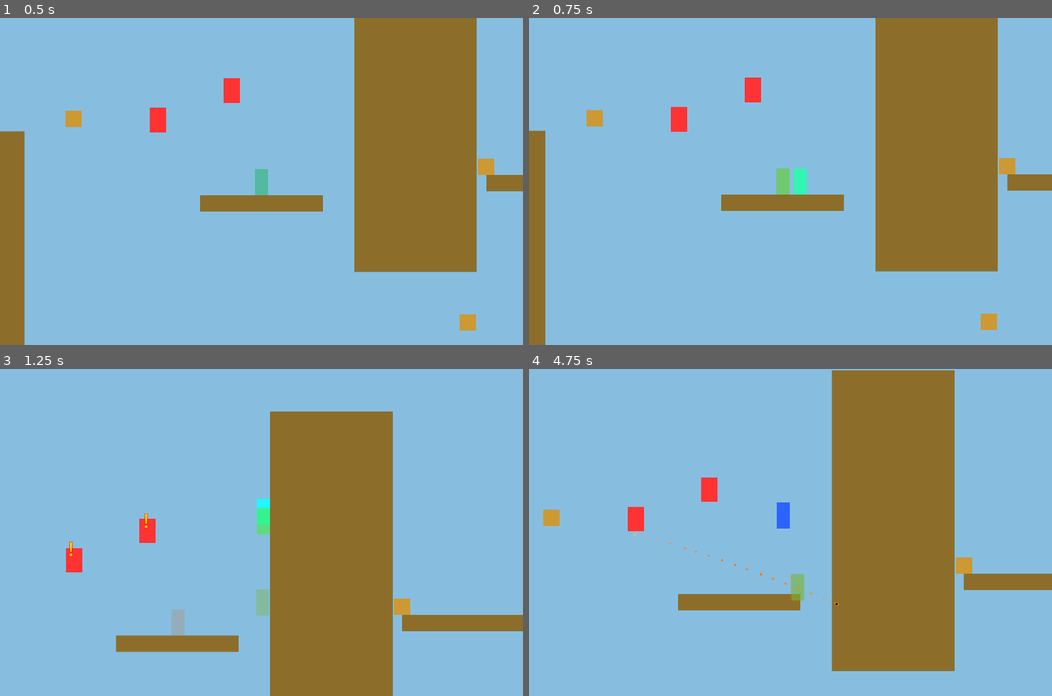
Above: before the commit, frames 1-4 (two rows, left to right).
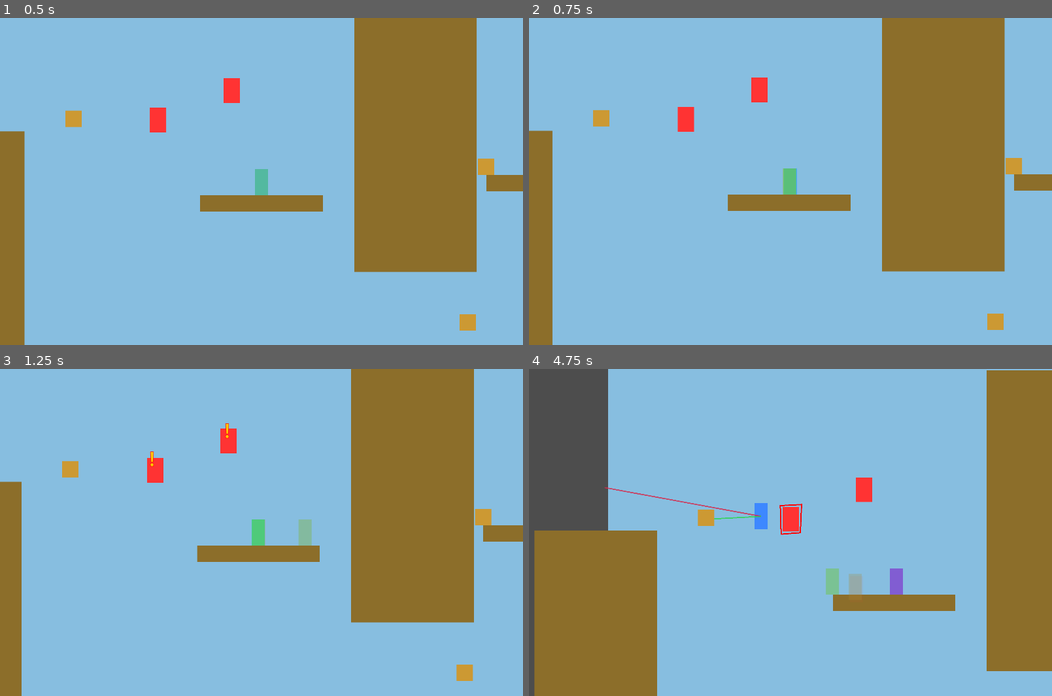
Above: after the commit, the same moments.

Repository: WenyeZhou51/MinuteMark
Game: Godot game, scene res://level.tscn
Same seed, same stepped clock (60 frames per second), same inputs: the game is played once before the commit and once after it. Sound files missing from this copy of the repository are replaced by a short silence.
Inputs (mouse positions are in pixels of both pictures, inside the frame that each line leads up to):
- Up to frame 1 (0.5 s): no input
- Up to frame 2 (0.75 s): move the mouse to (905, 165) at 0.52 s; hold D (move_right) from 0.53 s (still down); tap R (rewind) at 0.6 s
- Up to frame 3 (1.25 s): keep holding D (move_right); tap K (jump) at 0.77 s; tap Shift (run) at 0.8 s
- Up to frame 4 (4.75 s): move the mouse to (685, 548) at 1.27 s; release D (move_right) at 1.28 s; hold S (move_down) 1.28-2.03 s; tap Shift (run) at 1.35, 2.3, 3.6 s; tap K (jump) at 1.52, 3.02, 3.77, 4.52 s; tap R (rewind) at 1.55, 2.85, 4.35 s; move the mouse to (842, 460) at 2.02 s; hold D (move_right) 2.03-2.78 s; tap J (melee_attack) at 2.1 s; move the mouse to (764, 597) at 2.77 s; hold W (move_up) 2.78-3.53 s; move the mouse to (947, 581) at 3.52 s; hold A (move_left) from 3.53 s (still down); move the mouse to (633, 483) at 4.27 s

Frame 1 is identical in both runs. In frame 2, 4.2% of the frame differs, in the area x 3-95%, y 0-100%; in frame 3, 36%; in frame 4, 54%, in the area x 0-100%, y 0-100%.

Commit message:
[rewind]5 frames over 1 second traceback animation

Diff:
--- a/player.gd
+++ b/player.gd
@@ -156,6 +156,8 @@
 @export var rewind_time: float = 2.0  ## Seconds to rewind back in time
 @export var rewind_cooldown: float = 3.0  ## Cooldown between rewinds (seconds)
 @export var rewind_history_duration: float = 3.0  ## How long to keep state history (seconds)
+@export var rewind_traceback_frames: int = 5  ## Number of frames to extract for traceback animation
+@export var rewind_traceback_duration: float = 1.0  ## Duration of traceback animation in seconds
 
 # Internal state variables
 var is_jump_held: bool = false  # Is jump button currently held
@@ -262,6 +264,11 @@
 var rewind_cooldown_timer: float = 0.0  # Cooldown timer for rewind ability
 var state_history: Array[Dictionary] = []  # Stores state snapshots with timestamps
 var game_time: float = 0.0  # Total game time elapsed (for timestamping)
+var is_rewind_tracing: bool = false  # Is player currently in rewind traceback animation
+var rewind_traceback_frame_data: Array[Dictionary] = []  # Frames to animate through during traceback
+var rewind_traceback_timer: float = 0.0  # Timer for traceback animation
+var rewind_target_state: Dictionary = {}  # Target state to restore after traceback
+var rewind_shadow_path: Array[Dictionary] = []  # Path data for shadow (stored during traceback)
 
 # Component references
 @onready var coyote_timer: Timer = $CoyoteTimer
@@ -448,9 +455,13 @@
 
 	# Handle rewind input
 	if rewind_enabled and Input.is_action_just_pressed("rewind") and rewind_cooldown_timer <= 0:
+		print("[REWIND] Rewind input detected!")
 		# Don't allow rewind during certain states
-		if not is_stunned and not is_slam_frozen:
-			_perform_rewind()
+		if not is_stunned and not is_slam_frozen and not is_rewind_tracing:
+			print("[REWIND] Starting traceback...")
+			_start_rewind_traceback()
+		else:
+			print("[REWIND] Blocked by state - is_stunned: ", is_stunned, ", is_slam_frozen: ", is_slam_frozen, ", is_rewind_tracing: ", is_rewind_tracing)
 
 	# Update run state based on speed (sprint state when speed exceeds threshold)
 	var current_speed = velocity.length()
@@ -677,6 +688,14 @@
 	if is_attacking:
 		_process_attack(delta)
 		# Skip normal physics when attacking
+		move_and_slide()
+		_post_movement_updates()
+		return
+
+	# 11.5. Process Rewind Traceback (if active, skip normal movement)
+	if is_rewind_tracing:
+		_process_rewind_traceback(delta)
+		# Skip normal physics when tracing
 		move_and_slide()
 		_post_movement_updates()
 		return
@@ -2614,8 +2633,258 @@
 	return closest_snapshot
 
 
+func _start_rewind_traceback() -> void:
+	"""Start the rewind traceback animation - extract 5 frames and begin animation."""
+	if not rewind_enabled:
+		print("[REWIND] Rewind is disabled")
+		return
+
+	# Check if we have enough history
+	var target_time = game_time - rewind_time
+	if target_time < 0:
+		# Not enough history available - use whatever we have
+		print("[REWIND] Not enough history (game_time: ", game_time, ", target_time: ", target_time, ")")
+		# Try to use available history instead
+		if state_history.is_empty():
+			print("[REWIND] No state history available")
+			return
+		# Use the oldest state we have
+		var oldest_state = state_history[0]
+		target_time = oldest_state["timestamp"]
+		print("[REWIND] Using oldest available state at time: ", target_time)
+
+	var target_state = _find_state_at_time(target_time)
+	if target_state.is_empty():
+		print("[REWIND] Could not find target state at time: ", target_time, " (history size: ", state_history.size(), ")")
+		# Try to use the oldest state we have
+		if not state_history.is_empty():
+			var oldest_state = state_history[0]
+			target_state = oldest_state
+			target_time = oldest_state["timestamp"]
+			print("[REWIND] Using oldest state as fallback")
+		else:
+			print("[REWIND] No state history available at all")
+			return
+
+	# Store target state for after traceback completes
+	rewind_target_state = target_state
+
+	# Store current position BEFORE traceback (needed for path end point)
+	var current_position_before_rewind = global_position
+
+	# Extract path from state history (from target_time to current game_time)
+	rewind_shadow_path = _extract_path_from_history(target_time, game_time, current_position_before_rewind)
+
+	# Extract evenly-spaced frames from the past 2 seconds
+	rewind_traceback_frame_data = _extract_traceback_frames(target_time, game_time, rewind_traceback_frames)
+
+	# Debug: ensure we have frames
+	if rewind_traceback_frame_data.is_empty():
+		# If we can't extract frames, try to get at least the start and end states
+		var start_state = _find_state_at_time(target_time)
+		var end_state = _find_state_at_time(game_time)
+
+		if not start_state.is_empty() and not end_state.is_empty():
+			# Create minimal frames array with interpolated frames
+			rewind_traceback_frame_data = []
+			for i in range(rewind_traceback_frames):
+				var t = float(i) / (rewind_traceback_frames - 1.0) if rewind_traceback_frames > 1 else 0.0  # 0.0 to 1.0
+				var interp_pos = end_state["position"].lerp(start_state["position"], t)
+				var interp_vel = end_state["velocity"].lerp(start_state["velocity"], t)
+				var interp_time = game_time + (target_time - game_time) * t
+				rewind_traceback_frame_data.append({
+					"position": interp_pos,
+					"velocity": interp_vel,
+					"facing_direction": end_state["facing_direction"] if t < 0.5 else start_state["facing_direction"],
+					"timestamp": interp_time
+				})
+		else:
+			# Fallback: if we can't extract frames, just do immediate rewind
+			_perform_rewind()
+			return
+
+	# Cancel conflicting states before starting traceback
+	if is_attacking:
+		is_attacking = false
+		attack_timer = 0.0
+	if is_ground_sliding:
+		is_ground_sliding = false
+		ground_slide_timer = 0.0
+	if is_air_dashing:
+		is_air_dashing = false
+		air_dash_timer = 0.0
+	if is_wall_running:
+		is_wall_running = false
+		wall_run_timer = 0.0
+	if is_slamming:
+		is_slamming = false
+	if is_slam_frozen:
+		is_slam_frozen = false
+		slam_freeze_timer = 0.0
+
+	# Start traceback animation
+	print("[REWIND] Starting traceback with ", rewind_traceback_frame_data.size(), " frames over ", rewind_traceback_duration, " seconds")
+	is_rewind_tracing = true
+	rewind_traceback_timer = 0.0
+
+	# Set initial position to first frame (current position)
+	if rewind_traceback_frame_data.size() > 0:
+		# Don't set position here - let _process_rewind_traceback handle it
+		# This ensures frame 0 is processed in the first physics frame
+		velocity = Vector2.ZERO  # Stop movement during traceback
+		print("[REWIND] Ready to start traceback with ", rewind_traceback_frame_data.size(), " frames")
+	else:
+		# If no frames extracted, fallback to immediate rewind
+		print("[REWIND] No frames extracted, falling back to immediate rewind")
+		is_rewind_tracing = false
+		_perform_rewind()
+		return
+
+
+func _extract_traceback_frames(start_time: float, end_time: float, num_frames: int) -> Array[Dictionary]:
+	"""Extract evenly-spaced frames from state history for traceback animation.
+	Frames go from current (end_time) backwards to past (start_time)."""
+	var frames: Array[Dictionary] = []
+
+	if state_history.is_empty():
+		return frames
+
+	# Calculate time step between frames (going backwards)
+	var time_range = end_time - start_time
+	if time_range <= 0:
+		return frames
+
+	var time_step = time_range / (num_frames - 1) if num_frames > 1 else 0.0
+
+	# Extract frames at evenly-spaced timestamps (from current to past)
+	for i in range(num_frames):
+		# Go backwards: frame 0 is current (end_time), frame 4 is past (start_time)
+		var target_timestamp = end_time - (time_step * i)
+		var frame_state = _find_state_at_time(target_timestamp)
+
+		if not frame_state.is_empty():
+			frames.append({
+				"position": frame_state["position"],
+				"velocity": frame_state["velocity"],
+				"facing_direction": frame_state["facing_direction"],
+				"timestamp": target_timestamp
+			})
+
+	# Always ensure we have the current position as the first frame
+	var current_state = _find_state_at_time(end_time)
+	if not current_state.is_empty():
+		# Check if we already have current frame
+		var has_current = false
+		for frame in frames:
+			if abs(frame["timestamp"] - end_time) < 0.01:
+				has_current = true
+				break
+
+		if not has_current:
+			frames.insert(0, {
+				"position": current_state["position"],
+				"velocity": current_state["velocity"],
+				"facing_direction": current_state["facing_direction"],
+				"timestamp": end_time
+			})
+
+	# Always ensure we have the target position (2 seconds ago) as the last frame
+	var target_state = _find_state_at_time(start_time)
+	if not target_state.is_empty():
+		# Check if we already have target frame
+		var has_target = false
+		for frame in frames:
+			if abs(frame["timestamp"] - start_time) < 0.01:
+				has_target = true
+				break
+
+		if not has_target:
+			frames.append({
+				"position": target_state["position"],
+				"velocity": target_state["velocity"],
+				"facing_direction": target_state["facing_direction"],
+				"timestamp": start_time
+			})
+
+	# Sort by timestamp in descending order (most recent first, oldest last)
+	# This way we animate from current to past
+	frames.sort_custom(func(a, b): return a["timestamp"] > b["timestamp"])
+
+	return frames
+
+
+func _process_rewind_traceback(delta: float) -> void:
+	"""Process the rewind traceback animation - smoothly animate through frames over the duration."""
+	rewind_traceback_timer += delta
+
+	# Check if animation is complete
+	if rewind_traceback_timer >= rewind_traceback_duration:
+		print("[REWIND TRACEBACK] Animation complete, ending traceback")
+		_end_rewind_traceback()
+		return
+
+	# Calculate progress (0.0 to 1.0)
+	var progress = rewind_traceback_timer / rewind_traceback_duration
+	progress = clamp(progress, 0.0, 1.0)
+
+	# Map progress to frame index (0 to frame_count - 1)
+	if rewind_traceback_frame_data.size() > 1:
+		var frame_index = progress * (rewind_traceback_frame_data.size() - 1)
+		var frame_index_floor = int(frame_index)
+		var frame_index_ceil = min(frame_index_floor + 1, rewind_traceback_frame_data.size() - 1)
+		var t = frame_index - frame_index_floor  # Interpolation factor between frames
+
+		# Get the two frames to interpolate between
+		var current_frame = rewind_traceback_frame_data[frame_index_floor]
+		var next_frame = rewind_traceback_frame_data[frame_index_ceil]
+
+		# Smooth interpolation using smoothstep
+		t = t * t * (3.0 - 2.0 * t)
+
+		# Interpolate position and velocity
+		if not current_frame.is_empty() and not next_frame.is_empty():
+			global_position = current_frame["position"].lerp(next_frame["position"], t)
+			velocity = current_frame["velocity"].lerp(next_frame["velocity"], t)
+			facing_direction = current_frame["facing_direction"]
+	else:
+		# Only one frame or no frames - just use the first frame
+		if rewind_traceback_frame_data.size() > 0:
+			var frame = rewind_traceback_frame_data[0]
+			if not frame.is_empty():
+				global_position = frame["position"]
+				velocity = frame["velocity"]
+				facing_direction = frame["facing_direction"]
+
+	# Zero out velocity to prevent physics from interfering
+	velocity = Vector2.ZERO
+
+
+func _end_rewind_traceback() -> void:
+	"""Complete the traceback animation and perform the actual rewind."""
+	is_rewind_tracing = false
+	rewind_traceback_timer = 0.0
+
+	# Restore player to target state
+	if not rewind_target_state.is_empty():
+		global_position = rewind_target_state["position"]
+		velocity = rewind_target_state["velocity"]
+		facing_direction = rewind_target_state["facing_direction"]
+
+	# Spawn shadow with path animation
+	_spawn_shadow_with_path(rewind_shadow_path)
+
+	# Clear stored data
+	rewind_target_state = {}
+	rewind_shadow_path = []
+	rewind_traceback_frame_data = []
+
+	# Set cooldown
+	rewind_cooldown_timer = rewind_cooldown
+
+
 func _perform_rewind() -> void:
 	"""Perform the rewind action - restore player state and spawn animated shadow."""
+	# This function is kept for fallback cases, but normally _start_rewind_traceback() is used
 	if not rewind_enabled:
 		return
 
--- a/shadow.tscn
+++ b/shadow.tscn
@@ -1,4 +1,4 @@
-[gd_scene load_steps=3 format=3 uid="uid://shadow_rewind_platform"]
+[gd_scene load_steps=3 format=3]
 
 [ext_resource type="Script" path="res://shadow.gd" id="1_shadow"]
 
Not shown, changed: Fonts/Funkrocker.otf.import
Not shown, changed: Fonts/doctor punk.otf.import
Not shown, changed: Models/%h1%.glb.import
Not shown, changed: Models/%h1%_MergedBake_Bake1_CyclesBake_COMBINED.png.import
Not shown, changed: Models/%h2%.glb.import
Not shown, changed: Models/%h2%_MergedBake_Bake1_CyclesBake_COMBINED.png.import
Not shown, changed: Models/%h3%.glb.import
Not shown, changed: Models/%h3%_MergedBake_Bake1_CyclesBake_COMBINED.png.import
Not shown, changed: Models/%t1%.glb.import
Not shown, changed: Models/%t1%_MergedBake_Bake1_CyclesBake_COMBINED.png.import
Not shown, changed: Sprites/Bg white overlay .png.import
Not shown, changed: Sprites/Pause bg.png.import
(and 26 more such lines)
